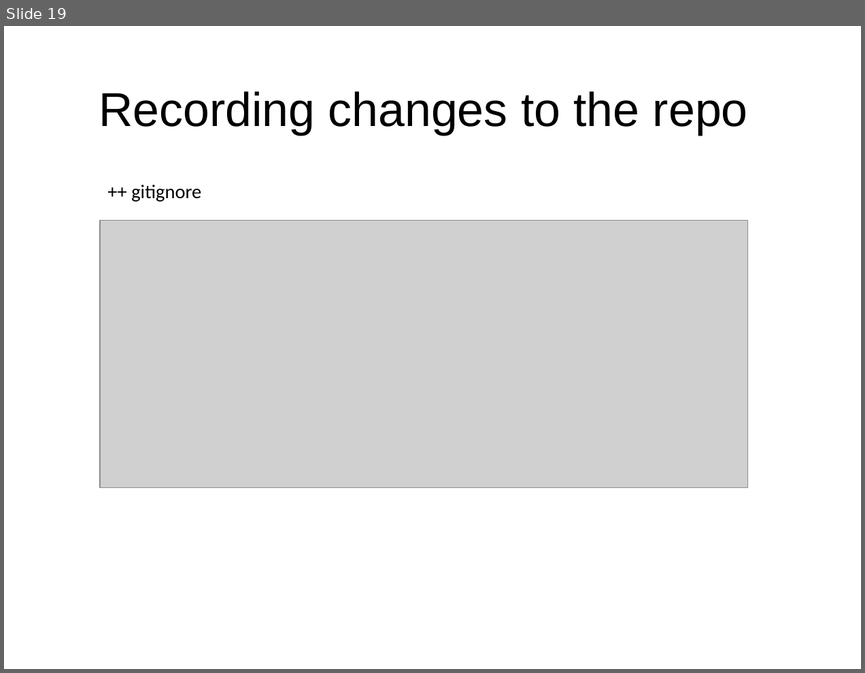
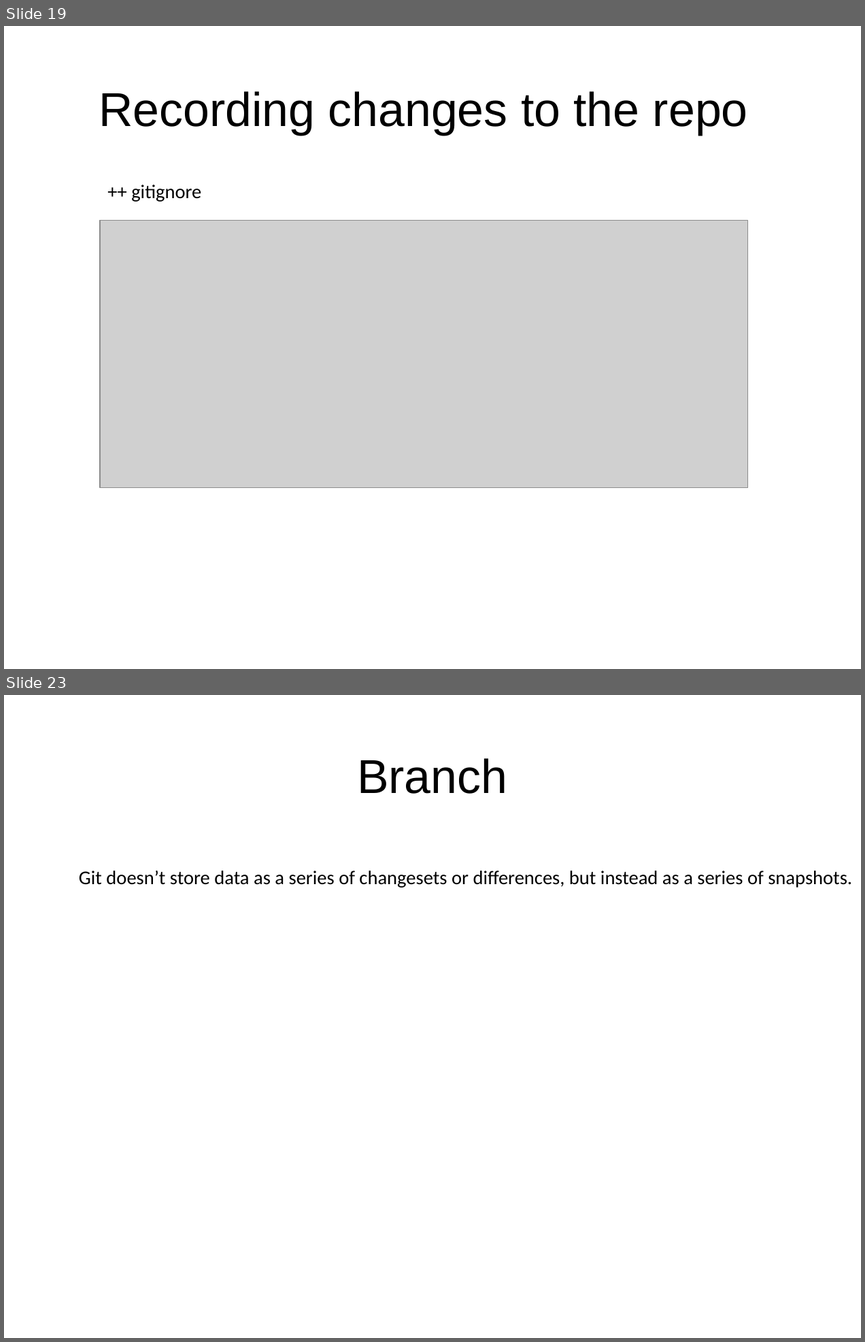
Before and after one commit to rosiv-git-trainings/docs, a slide deck: prezentacja.odp. Shown one above the other, each under a label of ours: slide 19 before the commit, slides 19 and 23 after it; the slides between them are not shown. The pictures are 865x673 and 865x1342 pixels, drawn with LibreOffice and Linux fonts; fonts in the diff are those of the drawing; grey boxes stand for pictures; background and template pictures are left out. Boxes give left, top, right and bottom in pixels: in the first picture for what was removed or moved away, otherwise in the second. Text is boxed around its words. In the diff, an @@ line names an element or a change of style, - is before the commit and + after.

```diff
--- a/prezentacja.odp
+++ b/prezentacja.odp
@@ slide 23 added at [4, 695, 861, 1338], background picture (left out) @@
@@ title added at [357, 758, 507, 794], 44 pt, text #000000 @@
+Branch
@@ text added at [79, 870, 852, 887], 18 pt, text #000000 @@
+– Git doesn’t store data as a series of changesets or differences, but instead as a series of snapshots.
```
Also in this commit, not shown: 1 slide changed, 14 other slides added, 1 slide removed, 2 other files.
